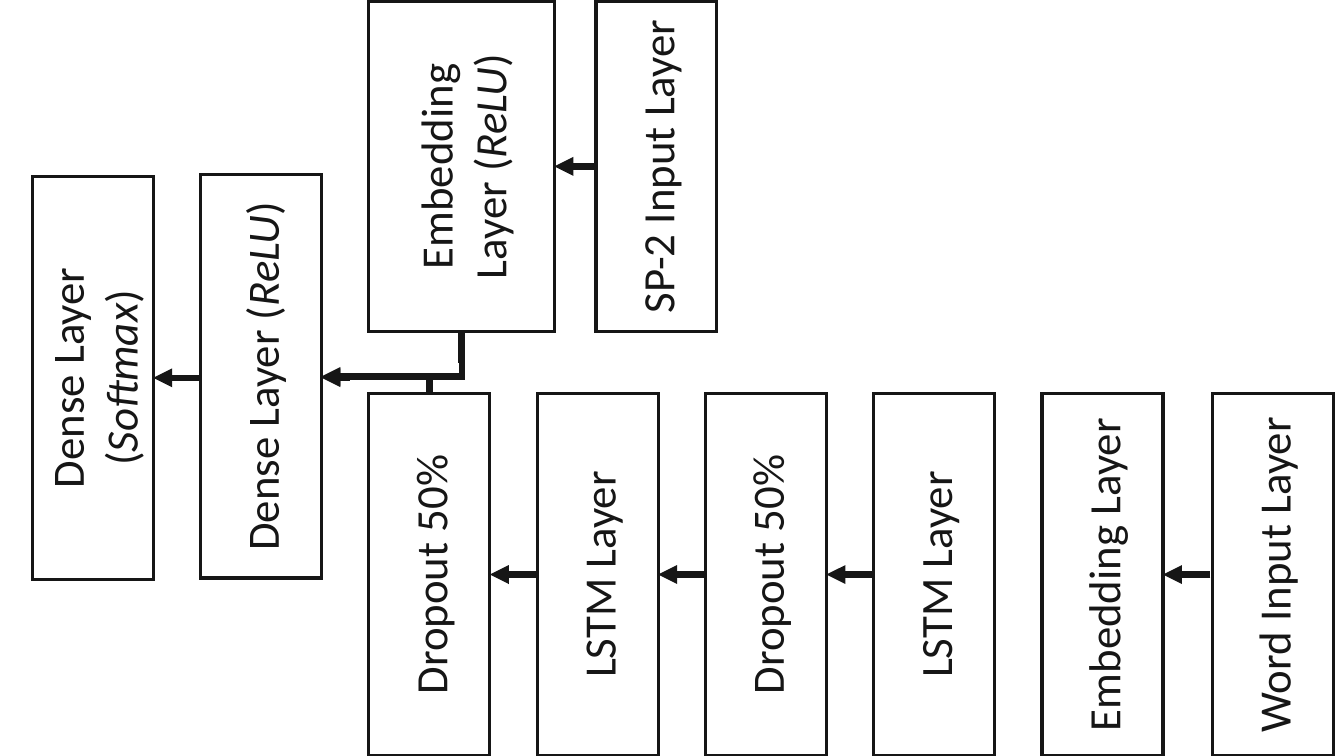
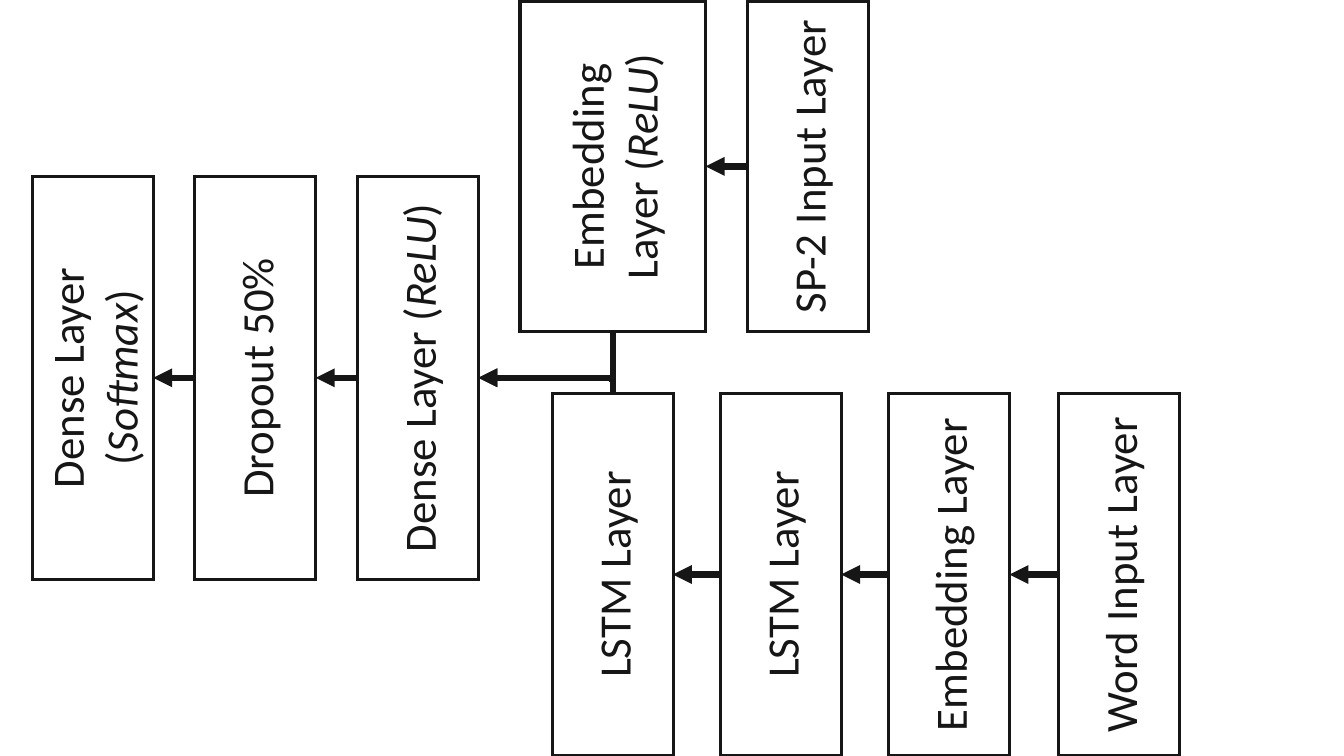
Before and after one commit to flxw/master-thesis-latex, a slide deck: slide 8 of gfx/Thesis figures.pptx. Drawn at 1344x756 pixels with LibreOffice and Linux fonts; fonts in the diff are those of the drawing. Boxes give left, top, right and bottom in pixels: in the first picture for what was removed or moved away, otherwise in the second. Text is boxed around its words. In the diff, an @@ line names an element or a change of style, - is before the commit and + after.

```diff
--- a/gfx/Thesis figures.pptx
+++ b/gfx/Thesis figures.pptx
@@ rectangle "Dropout 50%": place and size @@
-rectangle "Dropout 50%" at (369, 393, 490, 756)
+rectangle "Dropout 50%" at (195, 176, 316, 580)
@@ rectangle "Dense Layer (ReLU)": place and size @@
-rectangle "Dense Layer (ReLU)" at (201, 174, 322, 578)
+rectangle "Dense Layer (ReLU)" at (358, 176, 479, 580)
@@ 2 rectangles, 1 arrow: place and size @@
-2 rectangles, 1 arrow at (369, 1, 717, 332)
+2 rectangles, 1 arrow at (520, 1, 868, 332)
@@ elbow arrow moved from (462, 332) - (322, 376) to (613, 332) - (479, 378) @@
@@ arrow moved from (201, 378) - (153, 378) to (195, 378) - (153, 378) @@
@@ arrow moved from (537, 575) - (490, 575) to (358, 378) - (316, 378) @@
@@ elbow arrow moved from (430, 393) - (322, 378) to (613, 393) - (479, 378) @@
@@ rectangle "LSTM Layer": place and size @@
-rectangle "LSTM Layer" at (537, 393, 658, 756)
+rectangle "LSTM Layer" at (553, 393, 674, 756)
@@ rectangle removed at (706, 393, 827, 756) @@
-Dropout 50%
@@ 3 rectangles, 2 arrows: place and size @@
-3 rectangles, 2 arrows at (827, 393, 1334, 756)
+3 rectangles, 2 arrows at (674, 393, 1180, 756)
@@ arrow moved from (706, 575) - (658, 575) to (888, 575) - (841, 575) @@
```
Also in this commit, not shown: 23 other files.
